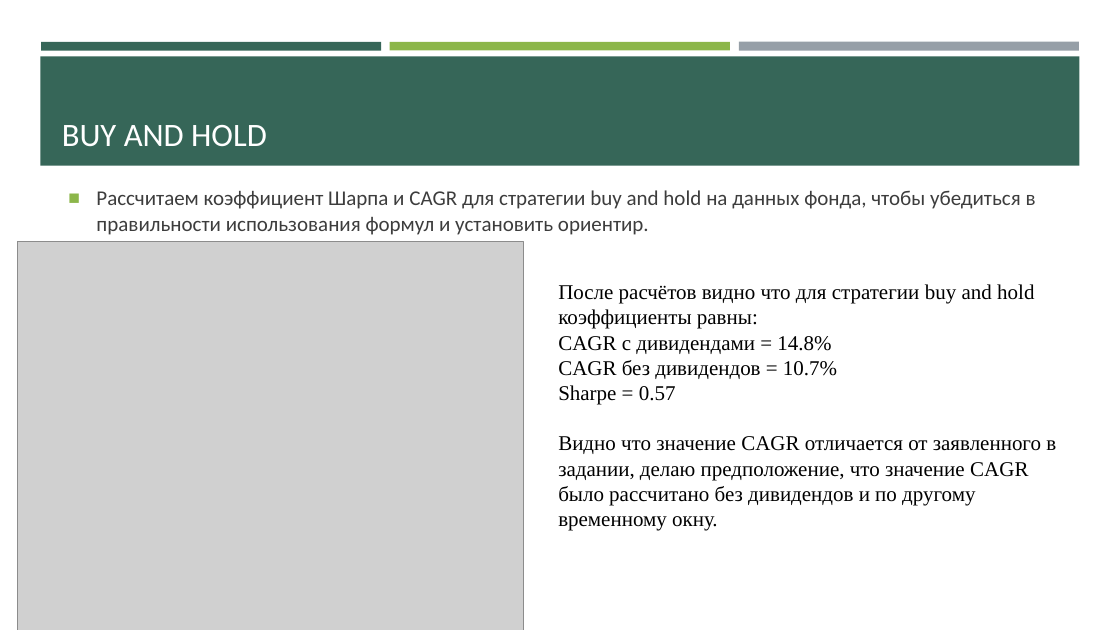
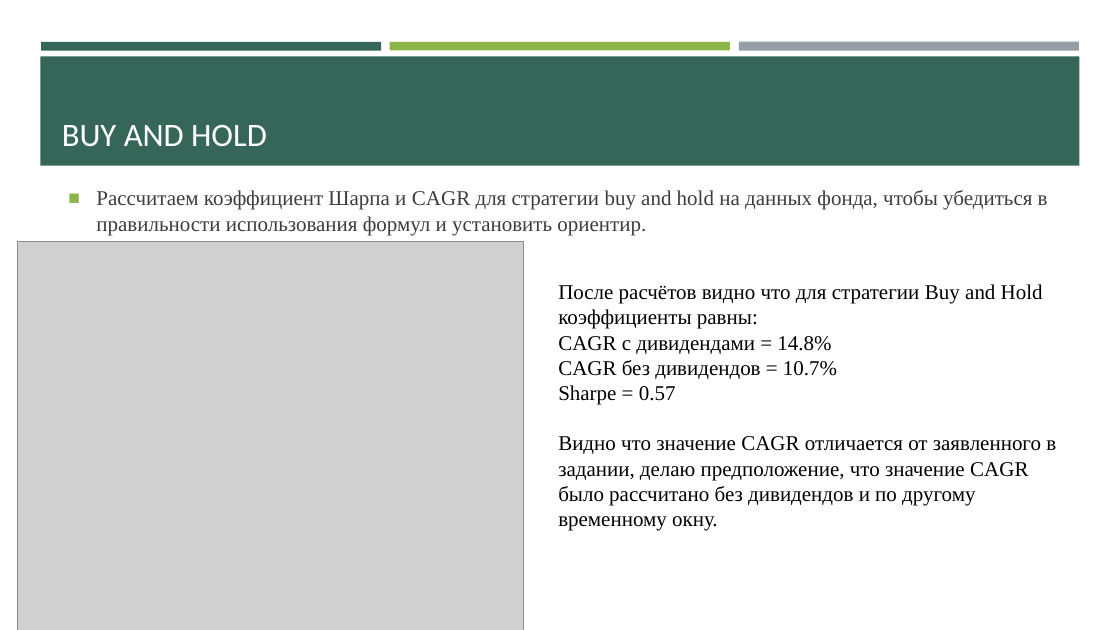
Before and after one commit to Den-is-me/test_ff, a slide deck: slide 7 of Торговля фондом VFINX.pptx. Drawn at 1120x630 pixels with LibreOffice and Linux fonts; fonts in the diff are those of the drawing; grey boxes stand for pictures. Boxes give left, top, right and bottom in pixels: in the first picture for what was removed or moved away, otherwise in the second. Text is boxed around its words. In the diff, an @@ line names an element or a change of style, - is before the commit and + after.

```diff
--- a/Торговля фондом VFINX.pptx
+++ b/Торговля фондом VFINX.pptx
@@ text "Рассчитаем коэффициент Шарпа и CAGR ..." at (96,190,1048,235): font Calibri to Times New Roman @@
@@ text at (558,284,1043,329): text changed @@
-После расчётов видно что для стратегии buy and hold коэффициенты равны:
+После расчётов видно что для стратегии Buy and Hold коэффициенты равны:
```
Also in this commit, not shown: 3 other slides changed, 15 slides added, 2 other files.
